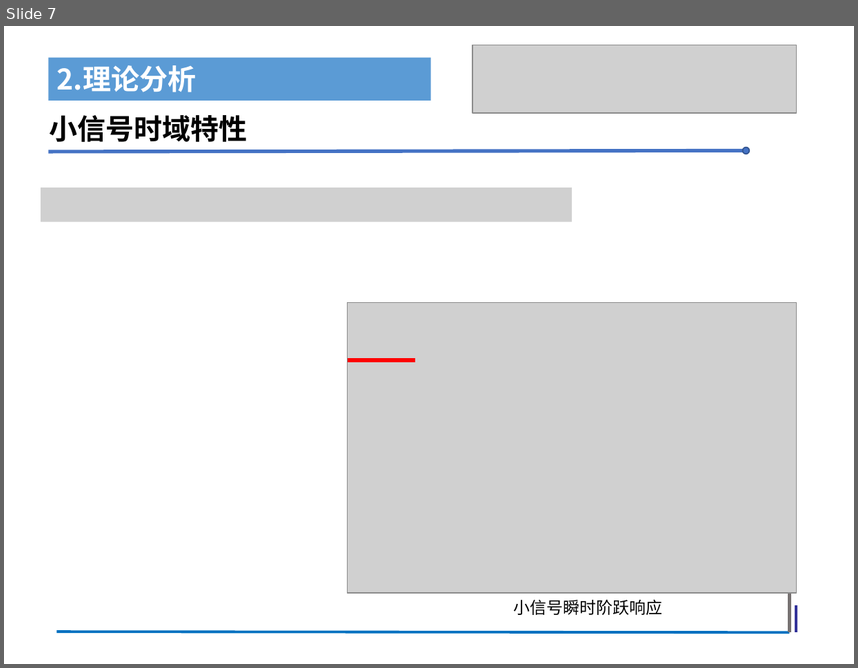
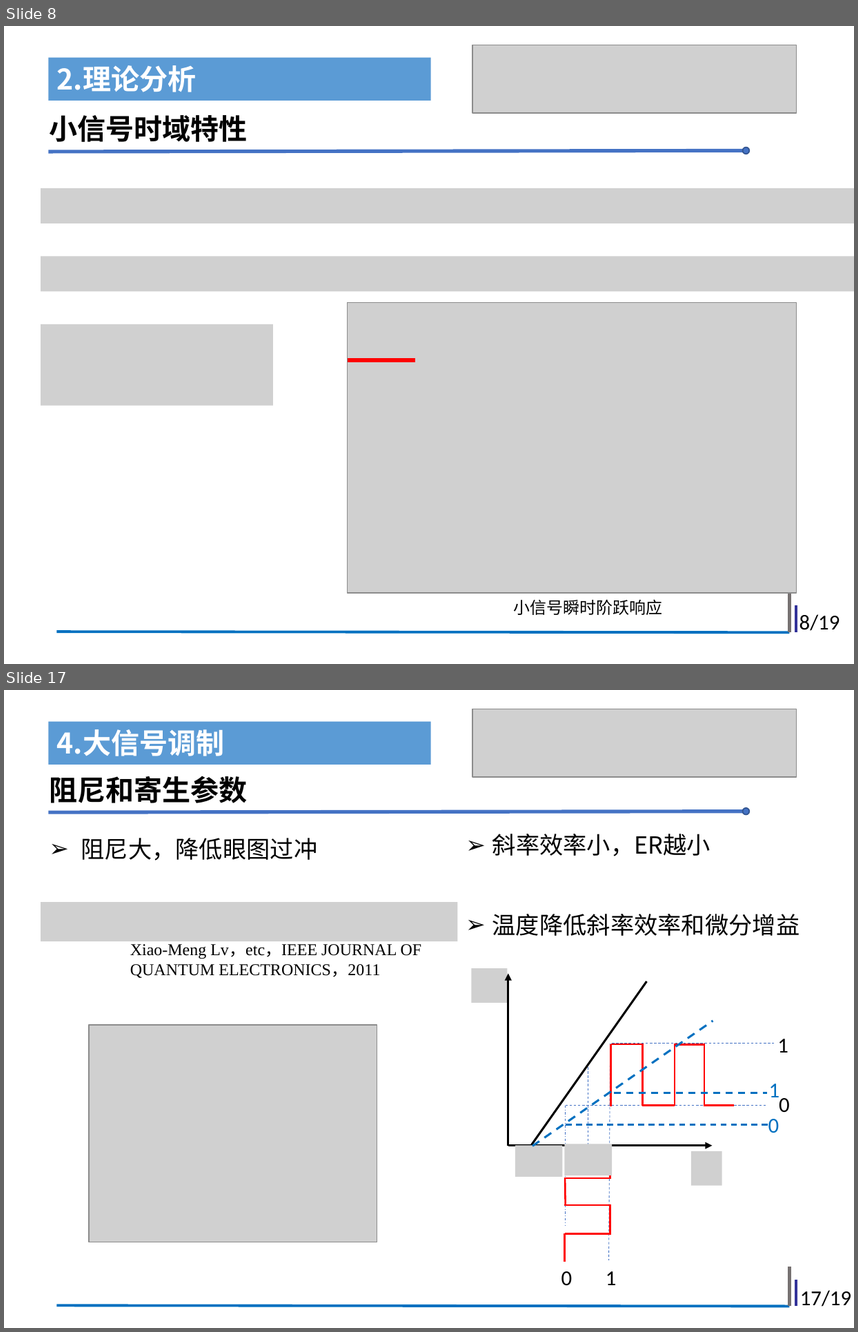
Before and after one commit to Wu-30MKI/Directly-Modulated-Laser, a slide deck: 组会-吴冀亮.pptx. Shown one above the other, each under a label of ours: slide 7 before the commit, slides 8 and 17 after it; the slides between them are not shown. The pictures are 858x668 and 858x1332 pixels, drawn with LibreOffice and Linux fonts; fonts in the diff are those of the drawing; grey boxes stand for pictures. Boxes give left, top, right and bottom in pixels: in the first picture for what was removed or moved away, otherwise in the second. Text is boxed around its words. In the diff, an @@ line names an element or a change of style, - is before the commit and + after.

```diff
--- a/组会-吴冀亮.pptx
+++ b/组会-吴冀亮.pptx
@@ slide 17 added at <box>4,690,854,1328</box>, background #FFFFFF @@
@@ picture added at <box>473,709,796,777</box> @@
@@ rectangle added at <box>48,722,430,764</box>, fill #5B9BD5, 24 pt, text #FFFFFF, bold @@
+4.大信号调制
@@ text added at <box>49,776,247,803</box>, 24 pt, text #000000, bold @@
+阻尼和寄生参数
@@ line added from (48, 812) to (749, 811), #4472C4 3 pt @@
@@ ellipse added at <box>743,808,749,815</box>, fill #4472C4, outline #325491 1 pt @@
@@ group added at <box>41,838,458,1242</box>: 2 pictures, 2 texts @@
+➢ 阻尼大，降低眼图过冲
+Xiao-Meng Lv，etc，IEEE JOURNAL OF QUANTUM ELECTRONICS，2011
@@ group added at <box>472,834,800,1285</box>: 24 lines, 7 texts, 4 pictures, 2 arrows @@
+➢ 斜率效率小，ER越小
+➢ 温度降低斜率效率和微分增益
+1
+0
+0 1
+0
+1
@@ line added from (789, 1266) to (789, 1305), #767171 3 pt @@
@@ line added from (796, 1279) to (796, 1305), #333399 2.25 pt @@
@@ text added at <box>800,1290,851,1306</box>, 18 pt, text #000000 @@
+17/19
@@ line added from (56, 1305) to (789, 1305), #0070C0 2.25 pt @@
@@ what was slide 7 is now slide 8 @@
@@ slide 8 changed as well @@
@@ picture: place and size @@
-picture at <box>41,187,572,221</box>
+picture at <box>41,188,854,223</box>
@@ picture added at <box>41,256,854,291</box> @@
@@ picture added at <box>41,324,272,406</box> @@
@@ text added at <box>800,614,840,630</box>, 18 pt, text #000000 @@
+8/19
```
Also in this commit, not shown: 7 other slides changed, 10 other slides added, 9 slides removed.
